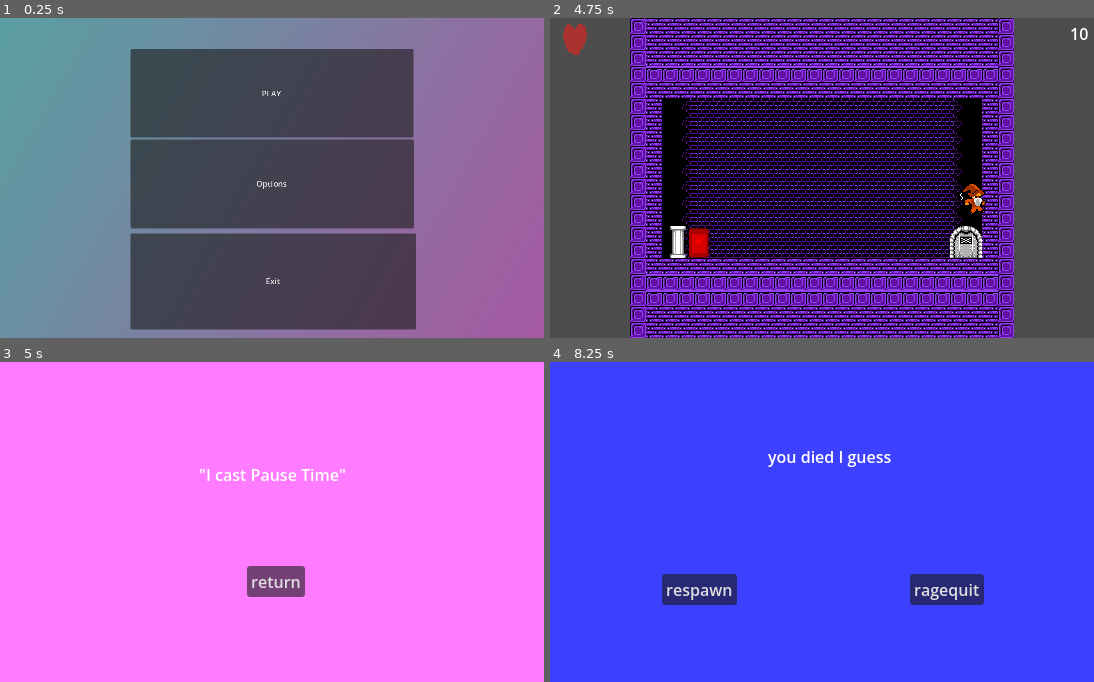
Above: before the commit, frames 1-4 (two rows, left to right).
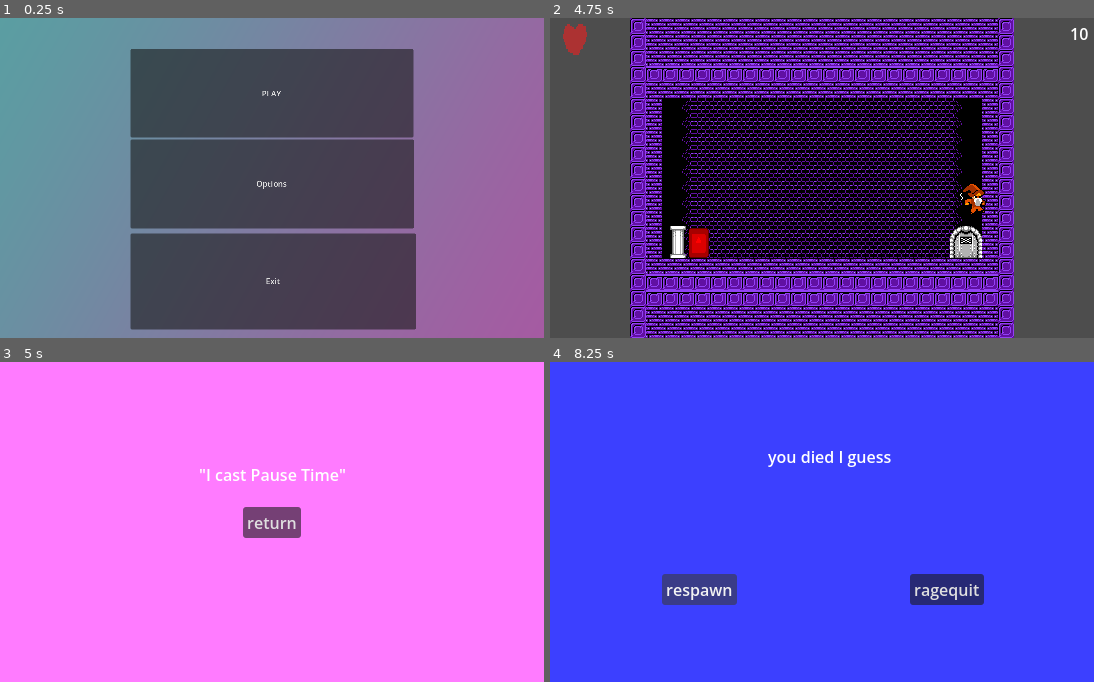
Above: after the commit, the same moments.

Repository: SwizzCheese/UTGameJam2026
Game: Godot game, scene res://Scenes/root.tscn
Two runs of this game, one before a commit and one after it. Both use one fixed random seed, a clock stepped at 60 frames per second and the inputs below. The engine's default icon, where the game draws it, is replaced by a stand-in: a white triangle on a blue panel in a dark square.
Inputs (mouse positions are in pixels of both pictures, inside the frame that each line leads up to):
- Up to frame 1 (0.25 s): no input
- Up to frame 2 (4.75 s): click "PLAY" at 0.5 s; tap Enter at 1.25 s; move the mouse to (941, 162) at 1.27 s; hold O (add_heart) 1.28-2.03 s; hold Right (right) 1.28-2.78 s; tap Up (up) at 1.52, 2.27, 3.77, 4.52 s; move the mouse to (713, 194) at 2.02 s; tap C (change_spell) at 2.1 s; move the mouse to (876, 107) at 2.77 s; hold Left (left) 2.78-3.53 s; hold Q (removehart) 2.78-3.53 s; move the mouse to (794, 242) at 3.52 s; hold Right (right) from 3.53 s (still down); tap Space (spacebar) at 3.6 s; move the mouse to (985, 226) at 4.27 s; tap X (spell) at 4.35 s
- Up to frame 3 (5 s): keep holding Right (right); tap Escape (pause) at 4.9 s
- Up to frame 4 (8.25 s): move the mouse to (658, 474) at 5.02 s; release Right (right) at 5.03 s; hold Left (left) 5.03-5.78 s; tap Z (throw_bomb) at 5.1 s; tap Up (up) at 5.27, 6.77, 7.52 s; tap Space (spacebar) at 5.75 s; move the mouse to (849, 522) at 5.77 s; hold Right (right) 5.78-6.53 s; hold O (add_heart) 5.78-6.53 s; move the mouse to (740, 442) at 6.52 s; hold Left (left) 6.53-8 s; tap C (change_spell) at 6.6 s; move the mouse to (941, 506) at 7.27 s; hold Q (removehart) 7.28-8 s; click "respawn" at 8 s

Frames 1-2 are identical in both runs. In frame 3, 2.1% of the frame differs, in the area x 44-57%, y 45-74%; in frame 4, less than 0.1%.

Commit message:
FIXED THE PAUSE MENU BUG!!!!! also implemented the end animation for levels sort of

Diff:
--- a/Scenes/Levels/level_1.tscn
+++ b/Scenes/Levels/level_1.tscn
@@ -4,6 +4,7 @@
 [ext_resource type="PackedScene" uid="uid://bpnxt7kktyuba" path="res://Scenes/Enemies/base_enemy.tscn" id="3_3mqfk"]
 [ext_resource type="PackedScene" uid="uid://dq5m0dl6u1xng" path="res://Scenes/Objects/pillar.tscn" id="4_iixi8"]
 [ext_resource type="PackedScene" uid="uid://bq8nxm4acyj8w" path="res://Scenes/Objects/exit.tscn" id="5_cyadu"]
+[ext_resource type="PackedScene" uid="uid://c8gnjd7kuberi" path="res://Scenes/rubble_particle.tscn" id="6_5f3p6"]
 [ext_resource type="Texture2D" uid="uid://c00mfem341rd3" path="res://Assets/BombWiizard_TileMap.png" id="6_xgxfi"]
 
 [sub_resource type="TileSetAtlasSource" id="TileSetAtlasSource_xgxfi"]
@@ -104,3 +105,13 @@
 
 [node name="ForeGround" type="TileMapLayer" parent="." unique_id=1354444572]
 z_index = 1
+
+[node name="RubbleParticle" parent="." unique_id=1986287931 instance=ExtResource("6_5f3p6")]
+position = Vector2(136, 88)
+rotation = -6.2831855
+emitting = false
+
+[node name="RubbleParticle2" parent="." unique_id=163030132 instance=ExtResource("6_5f3p6")]
+position = Vector2(-144, 80)
+rotation = -3.1415927
+emitting = false
--- a/Scenes/Levels/level_2.tscn
+++ b/Scenes/Levels/level_2.tscn
@@ -5,6 +5,7 @@
 [ext_resource type="PackedScene" uid="uid://dq5m0dl6u1xng" path="res://Scenes/Objects/pillar.tscn" id="3_oylv5"]
 [ext_resource type="PackedScene" uid="uid://bq8nxm4acyj8w" path="res://Scenes/Objects/exit.tscn" id="4_w2ac1"]
 [ext_resource type="Texture2D" uid="uid://c00mfem341rd3" path="res://Assets/BombWiizard_TileMap.png" id="5_ovj6s"]
+[ext_resource type="PackedScene" uid="uid://c8gnjd7kuberi" path="res://Scenes/rubble_particle.tscn" id="6_8qsmg"]
 
 [sub_resource type="TileSetAtlasSource" id="TileSetAtlasSource_8qsmg"]
 texture = ExtResource("5_ovj6s")
@@ -114,3 +115,13 @@
 
 [node name="Pillar4" parent="." unique_id=2063021926 instance=ExtResource("3_oylv5")]
 position = Vector2(-136, -16)
+
+[node name="RubbleParticle" parent="." unique_id=1986287931 instance=ExtResource("6_8qsmg")]
+position = Vector2(136, 88)
+rotation = -6.2831855
+emitting = false
+
+[node name="RubbleParticle2" parent="." unique_id=1327600240 instance=ExtResource("6_8qsmg")]
+position = Vector2(-144, 80)
+rotation = -3.1415927
+emitting = false
--- a/Scenes/Levels/level_3.tscn
+++ b/Scenes/Levels/level_3.tscn
@@ -5,6 +5,7 @@
 [ext_resource type="PackedScene" uid="uid://dq5m0dl6u1xng" path="res://Scenes/Objects/pillar.tscn" id="3_167vu"]
 [ext_resource type="PackedScene" uid="uid://bq8nxm4acyj8w" path="res://Scenes/Objects/exit.tscn" id="4_x1k1j"]
 [ext_resource type="Texture2D" uid="uid://c00mfem341rd3" path="res://Assets/BombWiizard_TileMap.png" id="5_4ahh4"]
+[ext_resource type="PackedScene" uid="uid://c8gnjd7kuberi" path="res://Scenes/rubble_particle.tscn" id="6_yy6i0"]
 
 [sub_resource type="TileSetAtlasSource" id="TileSetAtlasSource_8qsmg"]
 texture = ExtResource("5_4ahh4")
@@ -126,3 +127,13 @@
 
 [node name="BaseEnemy2" parent="." unique_id=293677940 instance=ExtResource("2_yy6i0")]
 position = Vector2(-72, -48)
+
+[node name="RubbleParticle" parent="." unique_id=1986287931 instance=ExtResource("6_yy6i0")]
+position = Vector2(136, 88)
+rotation = -6.2831855
+emitting = false
+
+[node name="RubbleParticle2" parent="." unique_id=703566455 instance=ExtResource("6_yy6i0")]
+position = Vector2(-144, 80)
+rotation = -3.1415927
+emitting = false
--- a/Scenes/Levels/level_4.tscn
+++ b/Scenes/Levels/level_4.tscn
@@ -4,6 +4,7 @@
 [ext_resource type="PackedScene" uid="uid://dq5m0dl6u1xng" path="res://Scenes/Objects/pillar.tscn" id="2_jqrsn"]
 [ext_resource type="PackedScene" uid="uid://bq8nxm4acyj8w" path="res://Scenes/Objects/exit.tscn" id="3_t74h0"]
 [ext_resource type="Texture2D" uid="uid://c00mfem341rd3" path="res://Assets/BombWiizard_TileMap.png" id="4_i4hbv"]
+[ext_resource type="PackedScene" uid="uid://c8gnjd7kuberi" path="res://Scenes/rubble_particle.tscn" id="5_jqrsn"]
 
 [sub_resource type="TileSetAtlasSource" id="TileSetAtlasSource_8qsmg"]
 texture = ExtResource("4_i4hbv")
@@ -116,3 +117,13 @@
 
 [node name="Pillar7" parent="." unique_id=139411494 instance=ExtResource("2_jqrsn")]
 position = Vector2(-24, -80)
+
+[node name="RubbleParticle" parent="." unique_id=1986287931 instance=ExtResource("5_jqrsn")]
+position = Vector2(136, 88)
+rotation = -6.2831855
+emitting = false
+
+[node name="RubbleParticle2" parent="." unique_id=1194425656 instance=ExtResource("5_jqrsn")]
+position = Vector2(-144, 80)
+rotation = -3.1415927
+emitting = false
--- a/Scenes/Levels/level_5.tscn
+++ b/Scenes/Levels/level_5.tscn
@@ -5,6 +5,7 @@
 [ext_resource type="PackedScene" uid="uid://bq8nxm4acyj8w" path="res://Scenes/Objects/exit.tscn" id="3_2634h"]
 [ext_resource type="Texture2D" uid="uid://c00mfem341rd3" path="res://Assets/BombWiizard_TileMap.png" id="4_wakwf"]
 [ext_resource type="PackedScene" uid="uid://bpnxt7kktyuba" path="res://Scenes/Enemies/base_enemy.tscn" id="5_sanrf"]
+[ext_resource type="PackedScene" uid="uid://c8gnjd7kuberi" path="res://Scenes/rubble_particle.tscn" id="6_2634h"]
 
 [sub_resource type="TileSetAtlasSource" id="TileSetAtlasSource_8qsmg"]
 texture = ExtResource("4_wakwf")
@@ -120,3 +121,13 @@
 
 [node name="BaseEnemy" parent="." unique_id=1148401797 instance=ExtResource("5_sanrf")]
 position = Vector2(-104, 0)
+
+[node name="RubbleParticle" parent="." unique_id=1986287931 instance=ExtResource("6_2634h")]
+position = Vector2(136, 88)
+rotation = -6.2831855
+emitting = false
+
+[node name="RubbleParticle2" parent="." unique_id=798722704 instance=ExtResource("6_2634h")]
+position = Vector2(-144, 80)
+rotation = -3.1415927
+emitting = false
--- a/Scenes/UI/pause_screen.tscn
+++ b/Scenes/UI/pause_screen.tscn
@@ -12,20 +12,29 @@
 offset_bottom = -320.0
 grow_horizontal = 2
 grow_vertical = 2
+mouse_filter = 2
 script = ExtResource("1_tqq60")
 
 [node name="ColorRect" type="ColorRect" parent="." unique_id=750909067]
 layout_mode = 0
 offset_right = 544.0
 offset_bottom = 320.0
+mouse_filter = 2
 color = Color(1, 0.48235294, 1, 1)
 
 [node name="Button" type="Button" parent="ColorRect" unique_id=1699017255]
-layout_mode = 0
-offset_left = 247.0
-offset_top = 204.0
-offset_right = 305.0
-offset_bottom = 235.0
+layout_mode = 1
+anchors_preset = 8
+anchor_left = 0.5
+anchor_top = 0.5
+anchor_right = 0.5
+anchor_bottom = 0.5
+offset_left = -29.0
+offset_top = -15.5
+offset_right = 29.0
+offset_bottom = 15.5
+grow_horizontal = 2
+grow_vertical = 2
 text = "return"
 
 [node name="Label" type="Label" parent="ColorRect" unique_id=1016482210]
@@ -35,3 +44,5 @@
 offset_right = 346.0
 offset_bottom = 124.0
 text = "\"I cast Pause Time\""
+
+[connection signal="mouse_entered" from="ColorRect/Button" to="." method="_on_button_mouse_entered"]
--- a/Scenes/bomb_particles.tscn
+++ b/Scenes/bomb_particles.tscn
@@ -1,6 +1,6 @@
 [gd_scene format=3 uid="uid://ttha2jxbh3it"]
 
-[ext_resource type="Material" uid="uid://cchiuiaol6uc8" path="res://Materials/BombMaterials/PlantBombMaterial.tres" id="1_gljj0"]
+[ext_resource type="Material" uid="uid://kmykae7e64vi" path="res://Materials/BombMaterials/FireBombMaterial.tres" id="1_gljj0"]
 
 [node name="BombParticles" type="GPUParticles2D" unique_id=685245192]
 emitting = false
--- a/Scenes/root.tscn
+++ b/Scenes/root.tscn
@@ -35,6 +35,7 @@
 anchors_preset = 0
 offset_right = 40.0
 offset_bottom = 40.0
+mouse_filter = 2
 script = ExtResource("4_c3mwy")
 
 [node name="Health" parent="HudLayer/HudRoot" unique_id=802376835 instance=ExtResource("5_4g5cr")]
@@ -52,6 +53,7 @@
 anchor_bottom = 1.0
 grow_horizontal = 2
 grow_vertical = 2
+mouse_filter = 2
 script = ExtResource("6_dun2r")
 
 [node name="DeathScreen" parent="PauseLayer/PauseRoot" unique_id=720936592 instance=ExtResource("6_ckhy6")]
@@ -59,6 +61,7 @@
 
 [node name="PauseScreen" parent="PauseLayer/PauseRoot" unique_id=2007371972 instance=ExtResource("8_r3lo5")]
 layout_mode = 1
+mouse_filter = 1
 
 [node name="TransitionLayer" type="CanvasLayer" parent="." unique_id=846319615]
 
@@ -69,6 +72,7 @@
 anchor_bottom = 1.0
 grow_horizontal = 2
 grow_vertical = 2
+mouse_filter = 2
 
 [node name="Label" type="Label" parent="TransitionLayer/TransitionRoot" unique_id=1404847169]
 visible = false
@@ -93,8 +97,10 @@
 anchors_preset = 0
 offset_right = 40.0
 offset_bottom = 40.0
+mouse_filter = 2
 
 [node name="MainMenu" parent="MenuLayer/MenuRoot" unique_id=1483959886 instance=ExtResource("9_qtxxq")]
 layout_mode = 0
 offset_right = 0.0
 offset_bottom = 0.0
+mouse_filter = 1
--- /dev/null
+++ b/Scenes/rubble_particle.tscn
@@ -0,0 +1,29 @@
+[gd_scene format=3 uid="uid://c8gnjd7kuberi"]
+
+[sub_resource type="Gradient" id="Gradient_w5ynp"]
+offsets = PackedFloat32Array(0.03504043, 0.49595687)
+colors = PackedColorArray(0.50534403, 0.5053441, 0.50534403, 1, 1, 1, 1, 1)
+
+[sub_resource type="GradientTexture1D" id="GradientTexture1D_yf5fn"]
+gradient = SubResource("Gradient_w5ynp")
+
+[sub_resource type="ParticleProcessMaterial" id="ParticleProcessMaterial_g4v7s"]
+lifetime_randomness = 0.1
+particle_flag_rotate_y = true
+particle_flag_disable_z = true
+emission_shape_scale = Vector3(10, 10, 1)
+emission_shape = 1
+emission_sphere_radius = 1.0
+angle_min = -720.0
+angle_max = 720.0
+direction = Vector3(0, 0, 0)
+spread = 75.0
+initial_velocity_min = 780.45996
+initial_velocity_max = 780.45996
+gravity = Vector3(0, 98, 0)
+scale_max = 5.0
+color_ramp = SubResource("GradientTexture1D_yf5fn")
+
+[node name="RubbleParticle" type="GPUParticles2D" unique_id=1986287931]
+amount = 50
+process_material = SubResource("ParticleProcessMaterial_g4v7s")
--- a/Scripts/pause_screen.gd
+++ b/Scripts/pause_screen.gd
@@ -18,3 +18,7 @@
 func close_pause_screen() -> void:
 	hide()
 	get_tree().paused = false
+
+
+func _on_button_mouse_entered() -> void:
+	print("MOUSE SEES THE BUTTON!!!!!")
--- a/Scripts/test_level.gd
+++ b/Scripts/test_level.gd
@@ -4,12 +4,20 @@
 @onready var marker_2d: Marker2D = $PlayerSpawn
 @onready var countdown_timer : Timer = $CountdownTimer
 @onready var exit : Node2D = $Exit
+@onready var rubble1 : GPUParticles2D = $RubbleParticle
+@onready var rubble2 : GPUParticles2D = $RubbleParticle2
+@onready var explosion_reference = preload("uid://ttha2jxbh3it")
 @export var level_num : int
+var in_countdown : bool
+var in_collapse_cutscene : bool
+
 signal confirm
 
 func _ready() -> void:
 	countdown_timer.timeout.connect(countdown_failed)
 	i_won = false
+	in_collapse_cutscene = false
+	in_countdown = false
 	Global.give_HUD_time.emit(countdown_timer.wait_time)
 
 
@@ -25,6 +33,15 @@
 #func get_player_camera() -> Camera2D:
 	#return camera_2d
 
+func _process(_delta: float) -> void:
+
+	if in_countdown:
+		Global.root.camera.offset.x = randf_range(-3,3)
+	elif in_collapse_cutscene:
+		Global.root.camera.offset.x = randf_range(-10,10)
+
+	else:
+		Global.root.camera.offset.x = 0
 
 func pillar_destroyed():
 	pillars -= 1
@@ -36,11 +53,13 @@
 func start_countdown():
 	countdown_timer.start()
 	exit.open_exit()
+	in_countdown = true
 
 func countdown_failed():
 	if !i_won and Global.player != null:
 		Global.player.destroyed()
 	countdown_timer.stop()
+	in_countdown = false
 
 func level_cleared():
 	Global.level_won.emit()
@@ -49,6 +68,52 @@
 	Global.player.visible = false
 	Global.player.in_cutscene = true
 	#play the exploding floor animation
+	in_countdown = false
+	in_collapse_cutscene = true
+	rubble1.emitting = true
+	rubble2.emitting = true
+	await get_tree().create_timer(0.2).timeout
+	#generate explosion effect, repeat five times then big explosion
+	var new_explosion = explosion_reference.instantiate()
+	add_child(new_explosion)
+	new_explosion.global_position.x = randf_range(25, 250)
+	new_explosion.global_position.y += randf_range(-150,150)
+	new_explosion.emitting = true
+
+	await get_tree().create_timer(0.2).timeout
+	#generate explosion effect, repeat five times then big explosion
+	var new_explosion_2 = explosion_reference.instantiate()
+	add_child(new_explosion_2)
+	new_explosion_2.global_position.x = randf_range(25, 250)
+	new_explosion_2.global_position.y += randf_range(-150,150)
+	new_explosion_2.emitting = true
+
+	await get_tree().create_timer(0.2).timeout
+	#generate explosion effect, repeat five times then big explosion
+	var new_explosion_3 = explosion_reference.instantiate()
+	add_child(new_explosion_3)
+	new_explosion_3.global_position.x = randf_range(25, 250)
+	new_explosion_3.global_position.y += randf_range(-150,150)
+	new_explosion_3.emitting = true
+
+	await get_tree().create_timer(1).timeout
+	#generate explosion effect, repeat five times then big explosion
+	var new_explosion_4 = explosion_reference.instantiate()
+	Global.root.entity_root.add_child(new_explosion_4)
+	new_explosion_4.global_position = self.global_position
+	new_explosion_4.lifetime = 3.0
+	new_explosion_4.speed_scale = 10.0
+	new_explosion_4.explosiveness = 1.0
+	new_explosion_4.amount = 500
+	new_explosion_4.emitting = true
+
+	await get_tree().create_timer(0.3).timeout
+
+	in_collapse_cutscene = false
+	rubble1.emitting = false
+	rubble2.emitting = false
+	self.visible = false
+
 	Global.root.show_level_clear_screen()
 	await confirm
 	Global.root.hide_level_clear_screen()
